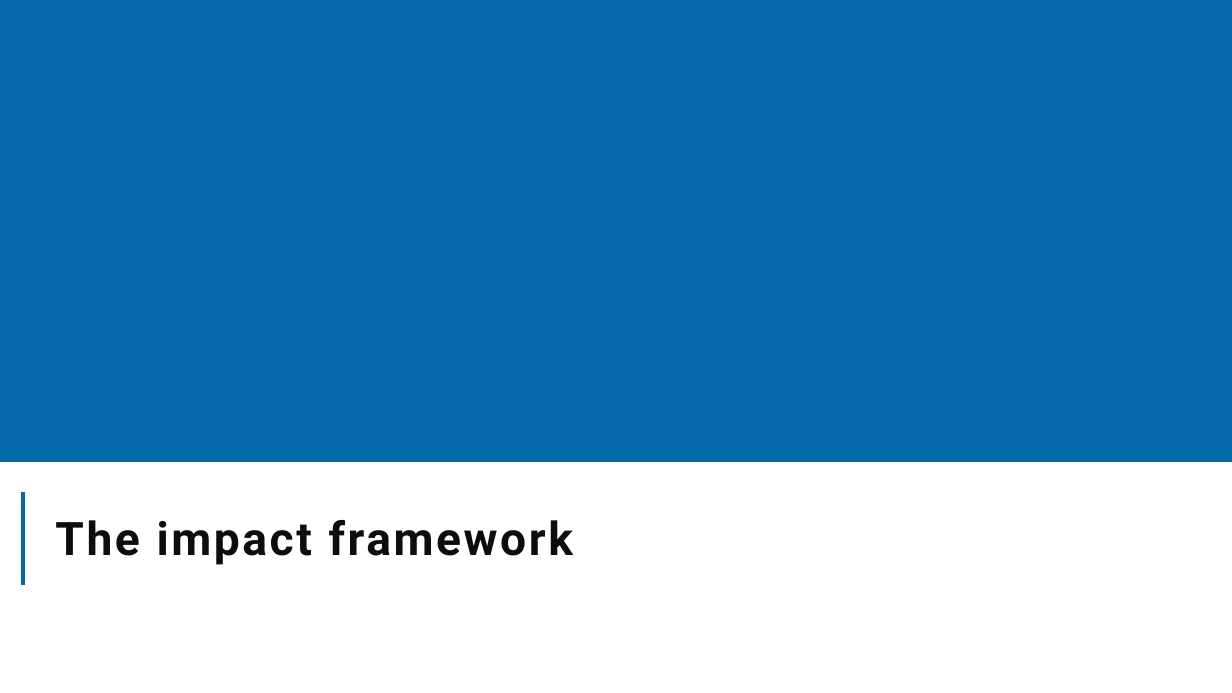
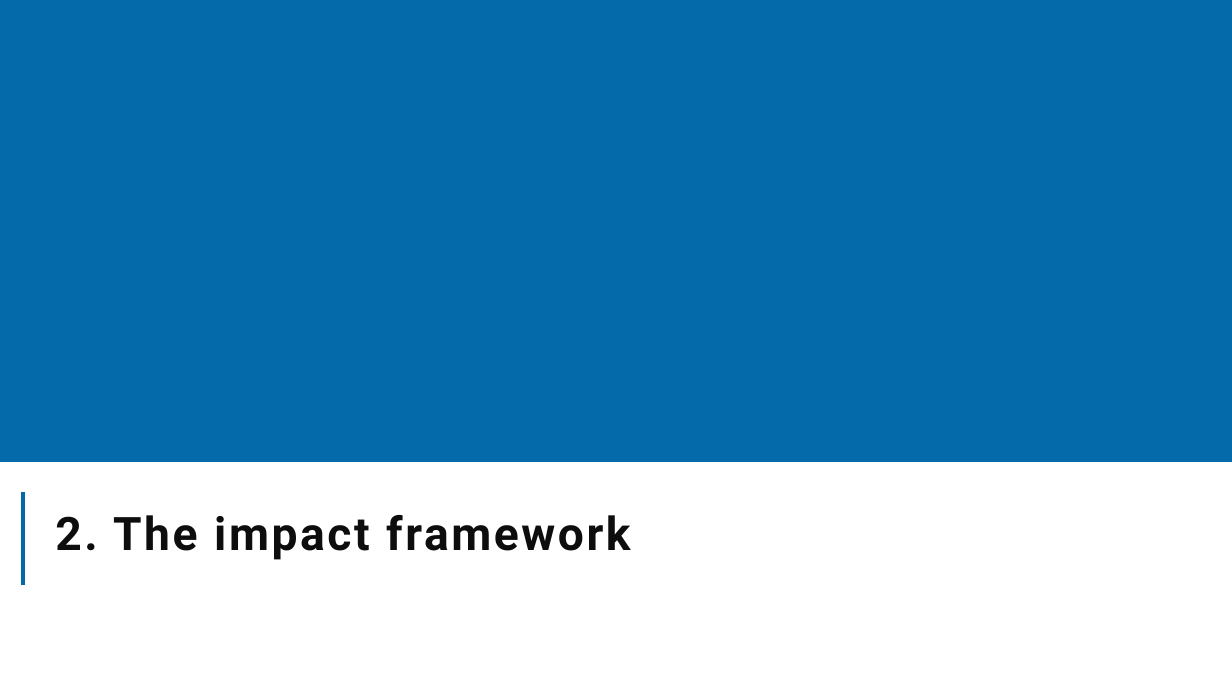
Before and after one commit to The-Strategy-Unit/nhp_sbr_impacts, a slide deck: slide 7 of NHP_SBR impacts_2024.pptx (slide 6 before the commit). Drawn at 1232x693 pixels with LibreOffice and Linux fonts; fonts in the diff are those of the drawing; background and template pictures are left out. Boxes give left, top, right and bottom in pixels: in the first picture for what was removed or moved away, otherwise in the second. Text is boxed around its words. In the diff, an @@ line names an element or a change of style, - is before the commit and + after.

Commit message:
Added summary results sections to qmd/pptx output. Minor tweaks to template layout. Latest render aded.
Unknown changes (accidental space?) to causal impact script :-).

```diff
--- a/NHP_SBR impacts_2024.pptx
+++ b/NHP_SBR impacts_2024.pptx
@@ title at <box>55,515,630,560</box>: text changed @@
-The impact framework
+2. The impact framework
```
Also in this commit, not shown: 13 other slides changed, 17 slides added, 3 other files.
